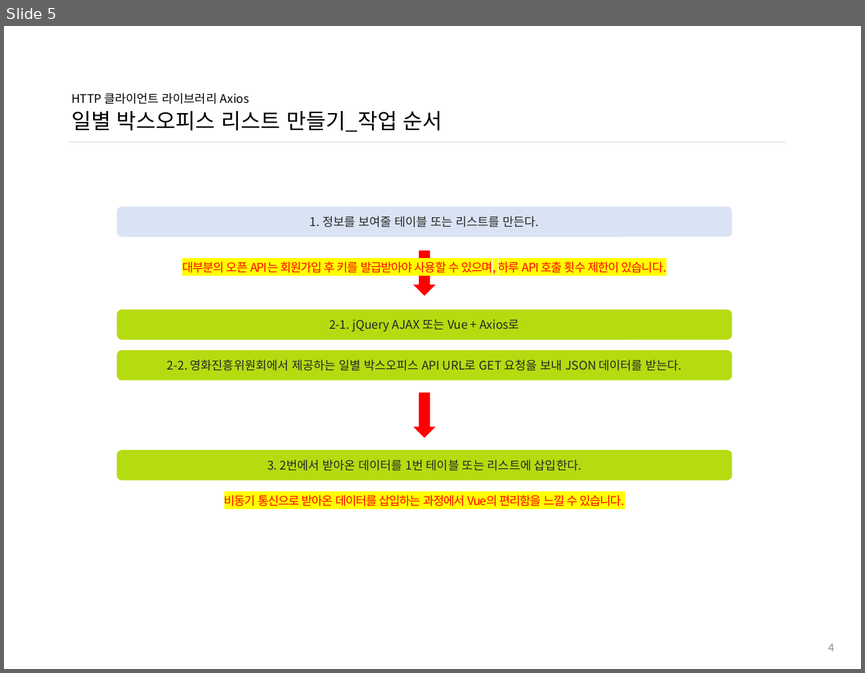
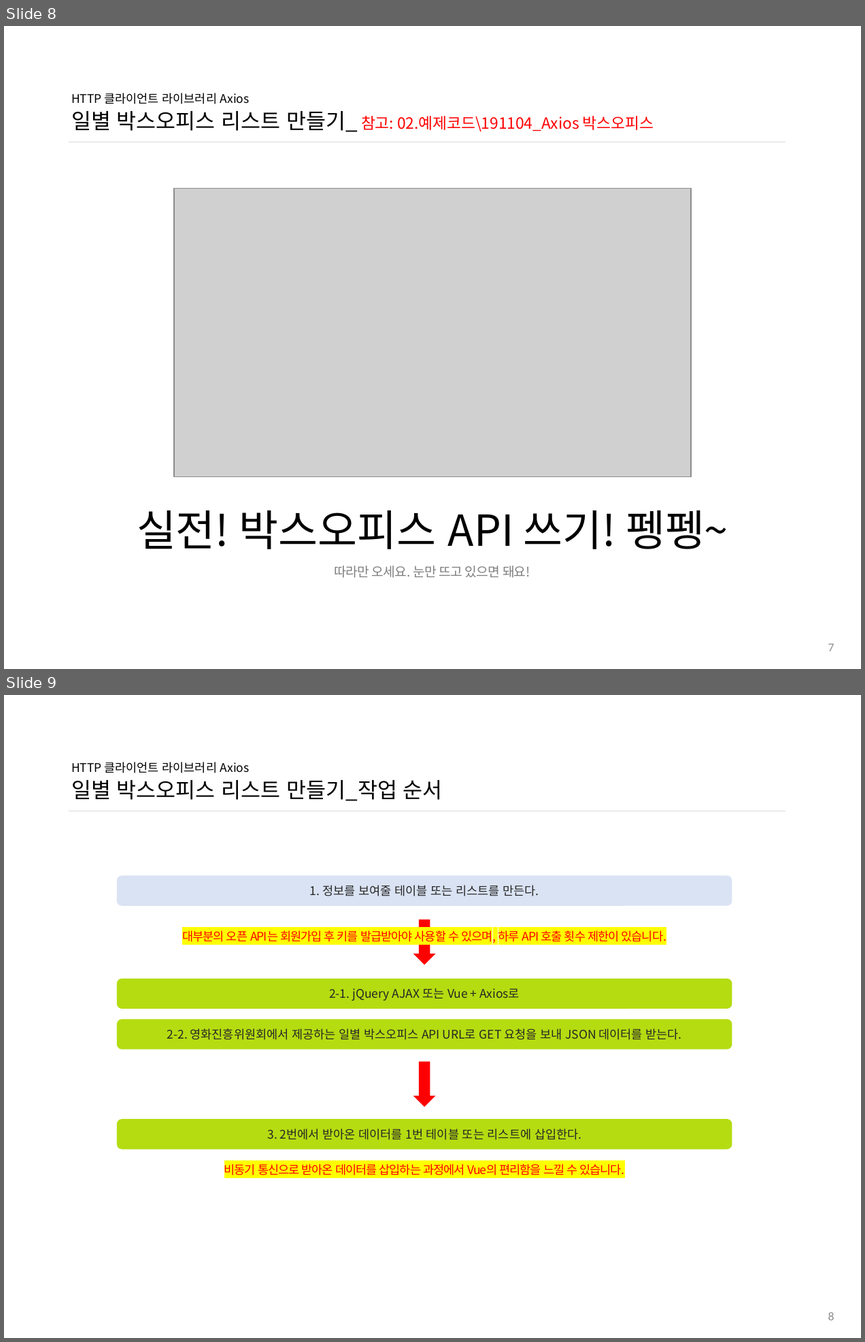
Before and after one commit to ddowon/vueStudy, a slide deck: 01.참고자료/191104_HTTP 클라이언트 라이브러리 Axios.pptx. Shown one above the other, each under a label of ours: slide 5 before the commit, slides 8 and 9 after it. The pictures are 865x673 and 865x1342 pixels, drawn with LibreOffice and Linux fonts; fonts in the diff are those of the drawing; grey boxes stand for pictures; background and template pictures are left out. Boxes give left, top, right and bottom in pixels: in the first picture for what was removed or moved away, otherwise in the second. Text is boxed around its words. In the diff, an @@ line names an element or a change of style, - is before the commit and + after.

Commit message:
11월 4일 11차 Axios 스터디 자료 업데이트

```diff
--- a/01.참고자료/191104_HTTP 클라이언트 라이브러리 Axios.pptx
+++ b/01.참고자료/191104_HTTP 클라이언트 라이브러리 Axios.pptx
@@ slide 8 added at [4, 26, 861, 669], background #FFFFFF @@
@@ title added at [71, 93, 653, 132], 13 pt, text #000000 @@
+HTTP 클라이언트 라이브러리 Axios
+일별 박스오피스 리스트 만들기_ 참고: 02.예제코드\191104_Axios 박스오피스
@@ line added from (68, 142) to (785, 142), #D9D9D9 0.5 pt @@
@@ picture added at [173, 188, 690, 477] @@
@@ text added at [137, 510, 728, 549], 36 pt, text #000000 @@
+실전! 박스오피스 API 쓰기! 펭펭~
@@ text added at [334, 565, 530, 577], 11 pt, text #7F7F7F @@
+따라만 오세요. 눈만 뜨고 있으면 돼요!
@@ page number added at [828, 643, 834, 651], 10 pt, text #8C8C8C @@
+7
@@ what was slide 5 is now slide 9 @@
@@ page number at [828, 1312, 834, 1320]: text changed @@
-4
+8
```
Also in this commit, not shown: 4 slides changed, 14 other slides added.
